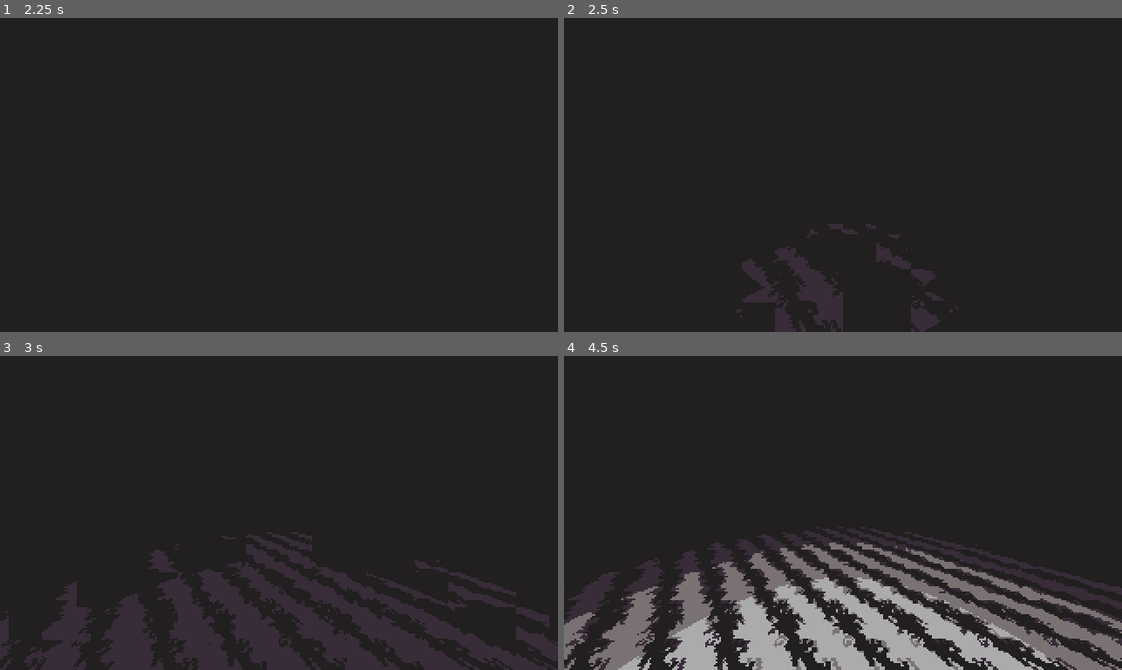
Above: before the commit, frames 1-4 (two rows, left to right).
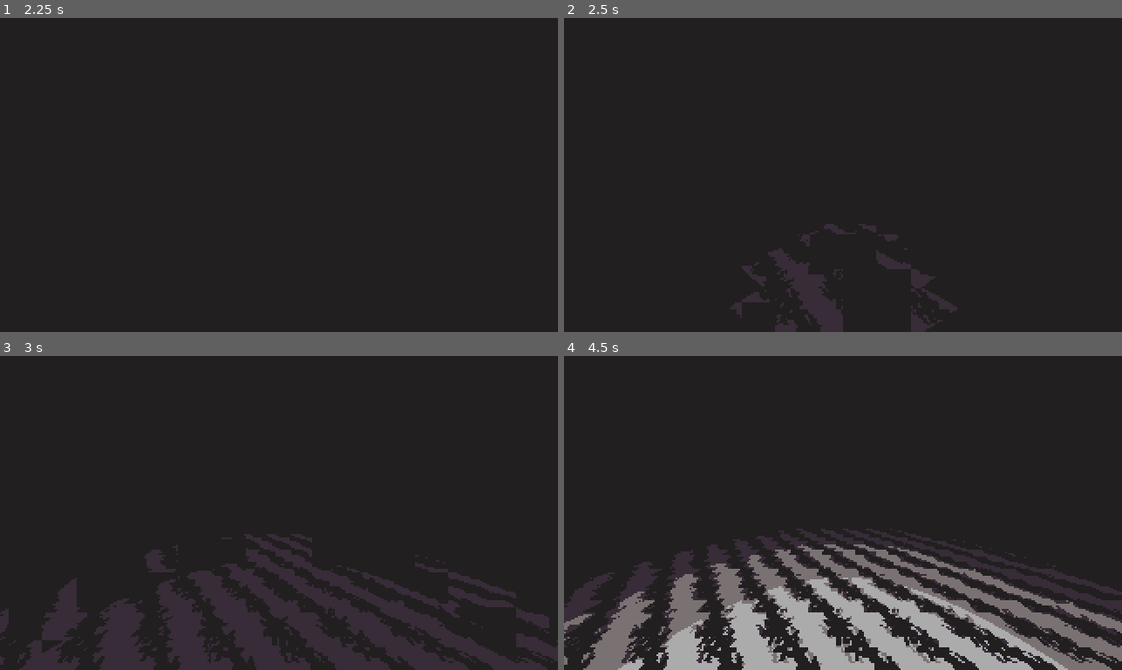
Above: after the commit, the same moments.

Repository: Kapendev/monologos
Game: Godot game, scene res://src/Main.tscn
Same seed, same stepped clock (60 frames per second), same inputs: the game is played once before the commit and once after it.
Inputs:
- Up to frame 1 (2.25 s): click "Play" at 1.25 s
- Up to frame 2 (2.5 s): no input
- Up to frame 3 (3 s): no input
- Up to frame 4 (4.5 s): no input

Frame 1 is identical in both runs. In frame 2, 2.0% of the frame differs, in the area x 29-71%, y 65-100%; in frame 3, 9.0%; in frame 4, 16%, in the area x 0-100%, y 54-100%.

Commit message:
added level loading

Diff:
--- a/src/Lib.gd
+++ b/src/Lib.gd
@@ -1,6 +1,8 @@
 class_name Lib
 
 const SPRITES_PATH = "res://assets/sprites/{}.png"
+const MUSIC_PATH = "res://assets/music/{}.ogg"
+const LEVEL_PATH = "res://src/levels/{}.tscn"
 const SPLIT_PAT = "|"
 
 const C0 := Color(0, 0, 0, 0)
@@ -76,8 +78,8 @@
 		counter = 0
 		id = 0
 
-	func data() -> PoolStringArray:
-		return info.split(SPLIT_PAT)
+	func data() -> Array:
+		return info.split(SPLIT_PAT) as Array
 
 	func die() -> void:
 		pos.x = - 1
@@ -146,6 +148,12 @@
 static func load_sprite(path: String) -> StreamTexture:
 	return load(SPRITES_PATH.format([path], "{}")) as StreamTexture
 
+static func load_music(path: String) -> AudioStream:
+	return load(MUSIC_PATH.format([path], "{}")) as AudioStream
+
+static func load_level(path: String) -> String:
+	return LEVEL_PATH.format([path], "{}")
+
 static func random_scale(old_scale: float, base_scale := 1.0) -> float:
 	var new_scale := old_scale
 	while new_scale == old_scale:
--- a/src/gameplay/GameLevel.gd
+++ b/src/gameplay/GameLevel.gd
@@ -13,20 +13,24 @@
 var map_time := 0.5
 var start_time := 2.5
 var death_time := 5.5
+var event_time := 3.5
 
 var grid: Lib.GameGrid
 var player: Lib.Actor
 var player_dir := Vector2.UP
+
+var buffer_scene := ""
 
 onready var game_map := $GameMap
 onready var move_buttons := $MoveButtons
 onready var ui_map := $UiMap
 onready var qte_screen := $QteScreen
+onready var dialogue_screen := $DialogueScreen
 onready var state_timer := $StateTimer
 onready var qte_timer := $QteScreen
 onready var progress_timer := $ProgressTimer
 
-func _ready():
+func init():
 	# Connect signals.
 	move_buttons.connect("pressed_left", self, "on_pressed_left")
 	move_buttons.connect("pressed_up", self, "on_pressed_up")
@@ -34,14 +38,12 @@
 	move_buttons.connect("pressed_down", self, "on_pressed_down")
 	state_timer.connect("timeout", self, "on_StateTimer_timeout")
 	progress_timer.connect("timeout", self, "on_ProgressTimer_timeout")
+	dialogue_screen.connect("ended", self, "on_DialogueScreen_ended")
+	game_map.connect("music_stoped", self, "on_music_stoped")
+	game_map.connect("map_visibility_changed", self, "on_map_visibility_changed")
 
 	# Create data.
 	randomize()
-	grid = Lib.GameGrid.new(4, 4)
-	player = Lib.new_actor(Vector2())
-	grid.add_actor(player)
-	grid.add_actor(Lib.new_actor(Vector2(2, 2), "mon2|ddd|4", "urdl"))
-	grid.add_actor(Lib.new_event(Vector2(1, 0), ""))
 	for _i in range(randi() % 4):
 		spin_player_left()
 		game_map.spin_left_now()
@@ -74,6 +76,8 @@
 			check_qte_win()
 		else:
 			death()
+	elif state == GameState.EVENT:
+		dialogue_screen.next()
 
 func on_pressed_down() -> void:
 	if state == GameState.MOVE:
@@ -118,8 +122,24 @@
 func on_StateTimer_timeout() -> void:
 	move_buttons.activate()
 	if state == GameState.DEATH:
-		# TODO: Change later.....!!!!
-		get_tree().reload_current_scene()
+		change_state(GameState.IDLE)
+		buffer_scene = get_parent().name
+		game_map.hide_map()
+
+func on_DialogueScreen_ended() -> void:
+	if buffer_scene.empty():
+		change_state(GameState.MOVE, move_time)
+	else:
+		change_state(GameState.IDLE, move_time)
+	game_map.stop_music()
+
+func on_music_stoped() -> void:
+	if state == GameState.IDLE and not buffer_scene.empty():
+		game_map.hide_map(start_time)
+
+func on_map_visibility_changed() -> void:
+	if not game_map.is_map_visible() and not buffer_scene.empty() and state == GameState.IDLE:
+		get_tree().change_scene(Lib.load_level(buffer_scene))
 
 func check_qte_win() -> void:
 	if qte_screen.is_done():
@@ -143,8 +163,17 @@
 	progress_timer.start(atime, key_delay_time + key_time * 2)
 	change_state(GameState.ATTACK, move_time)
 
-func event(_target: Lib.Actor) -> void:
-	change_state(GameState.EVENT, move_time)
+func event(actor: Lib.Actor) -> void:
+	var data := actor.data()
+	var aface: String = data[0]
+	var amusic: String = data[1]
+	buffer_scene = data[2]
+	var alines: Array = data.slice(3, len(data))
+	if amusic.empty():
+		amusic = "lost"
+	dialogue_screen.start(alines, aface)
+	game_map.play_music(amusic)
+	change_state(GameState.EVENT, event_time)
 
 func change_state(new: int, time := 0.0) -> void:
 	state = new
--- a/src/gameplay/GameLevel.tscn
+++ b/src/gameplay/GameLevel.tscn
@@ -1,10 +1,11 @@
-[gd_scene load_steps=7 format=2]
+[gd_scene load_steps=8 format=2]
 
 [ext_resource path="res://src/ui/UiMap.tscn" type="PackedScene" id=1]
 [ext_resource path="res://src/gameplay/GameMap.tscn" type="PackedScene" id=2]
 [ext_resource path="res://src/ui/MoveButtons.tscn" type="PackedScene" id=3]
 [ext_resource path="res://src/gameplay/GameLevel.gd" type="Script" id=4]
 [ext_resource path="res://src/ui/ProgressTimer.tscn" type="PackedScene" id=5]
+[ext_resource path="res://src/ui/DialogueScreen.tscn" type="PackedScene" id=6]
 [ext_resource path="res://src/ui/QteScreen.tscn" type="PackedScene" id=7]
 
 [node name="GameLevel" type="Node"]
@@ -21,4 +22,7 @@
 
 [node name="ProgressTimer" parent="." instance=ExtResource( 5 )]
 
+[node name="DialogueScreen" parent="." instance=ExtResource( 6 )]
+visible = false
+
 [node name="StateTimer" type="Timer" parent="."]
--- a/src/gameplay/GameMap.gd
+++ b/src/gameplay/GameMap.gd
@@ -2,6 +2,7 @@
 
 signal map_visibility_changed()
 signal map_position_changed()
+signal music_stoped()
 
 enum MapState {
 	IDLE, MOVE, ANIMATION
@@ -15,6 +16,7 @@
 export var ground_material : SpatialMaterial
 
 onready var tween: Tween = $Tween
+onready var bgmtween: Tween = $BGMTween
 onready var camera: Camera = $Camera
 onready var noise: Sprite3D = $Camera/Noise
 onready var target: TextureRect = $Target
@@ -28,10 +30,14 @@
 onready var black: ColorRect = $Black
 onready var wind_music: AudioStreamPlayer = $WindMusic
 onready var boop_sound: AudioStreamPlayer = $BoopSound
-onready var boop_sound_pitch = boop_sound.pitch_scale
+onready var bgm: AudioStreamPlayer = $BGM
+onready var boop_sound_pitch := boop_sound.pitch_scale
+onready var bgm_vol := bgm.volume_db
 
 func _ready() -> void:
+	bgm.volume_db = -80
 	tween.connect("tween_all_completed", self, "on_tween_all_completed")
+	bgmtween.connect("tween_all_completed", self, "on_bgmtween_all_completed")
 	set_material(ground_material)
 
 func is_active() -> bool:
@@ -68,6 +74,28 @@
 func play_sound(sound: AudioStreamPlayer, base := 1.0) -> void:
 	sound.pitch_scale = Lib.random_scale(sound.pitch_scale, base)
 	sound.play()
+
+func play_music(music: String) -> void:
+	if not music.empty():
+		bgm.stream = Lib.load_music(music)
+		bgm.play()
+		bgmtween.interpolate_property(
+			bgm, "volume_db",
+			-80, bgm_vol,
+			3, Tween.TRANS_SINE
+		)
+		bgmtween.start()
+	else:
+		bgm.stream = null
+
+func stop_music() -> void:
+	if bgm.stream != null:
+		bgmtween.interpolate_property(
+			bgm, "volume_db",
+			bgm_vol, -80,
+			1, Tween.TRANS_SINE
+		)
+		bgmtween.start()
 
 func tweeen(prop: String, value: Vector3, time: float) -> void:
 	# Target tween.
@@ -149,3 +177,6 @@
 		MapState.ANIMATION:
 			emit_signal("map_visibility_changed")
 	state = MapState.IDLE
+
+func on_bgmtween_all_completed() -> void:
+	emit_signal("music_stoped")
--- a/src/gameplay/GameMap.tscn
+++ b/src/gameplay/GameMap.tscn
@@ -103,6 +103,11 @@
 
 [node name="Tween" type="Tween" parent="."]
 
+[node name="BGMTween" type="Tween" parent="."]
+
+[node name="BGM" type="AudioStreamPlayer" parent="."]
+volume_db = -10.0
+
 [node name="GhostSound" type="AudioStreamPlayer" parent="."]
 stream = ExtResource( 8 )
 
--- /dev/null
+++ b/src/levels/Level1.gd
@@ -0,0 +1,14 @@
+extends Node
+
+# event: art|music|scene|lines
+# enemy: art|code|time
+
+onready var game := $GameLevel
+
+func _ready():
+	game.grid = Lib.GameGrid.new(10, 1)
+	game.player = Lib.new_actor(Vector2())
+	game.grid.add_actor(game.player)
+	game.grid.add_actor(Lib.new_event(Vector2(3, 0), "cha1|||Hello world.|The end.|Or something.|Funny.|Maybe bad."))
+	game.grid.add_actor(Lib.new_event(Vector2(4, 0), "cha2||Level2|Hello world 222|yea"))
+	game.init()
--- /dev/null
+++ b/src/levels/Level1.tscn
@@ -0,0 +1,9 @@
+[gd_scene load_steps=3 format=2]
+
+[ext_resource path="res://src/gameplay/GameLevel.tscn" type="PackedScene" id=1]
+[ext_resource path="res://src/levels/Level1.gd" type="Script" id=2]
+
+[node name="Level1" type="Node"]
+script = ExtResource( 2 )
+
+[node name="GameLevel" parent="." instance=ExtResource( 1 )]
--- /dev/null
+++ b/src/levels/Level2.gd
@@ -0,0 +1,12 @@
+extends Node
+
+# event: art|music|scene|lines
+# enemy: art|code|time
+
+onready var game := $GameLevel
+
+func _ready():
+	game.grid = Lib.GameGrid.new(4, 4)
+	game.player = Lib.new_actor(Vector2())
+	game.grid.add_actor(game.player)
+	game.init()
--- /dev/null
+++ b/src/levels/Level2.tscn
@@ -0,0 +1,9 @@
+[gd_scene load_steps=3 format=2]
+
+[ext_resource path="res://src/levels/Level2.gd" type="Script" id=1]
+[ext_resource path="res://src/gameplay/GameLevel.tscn" type="PackedScene" id=2]
+
+[node name="Level2" type="Node"]
+script = ExtResource( 1 )
+
+[node name="GameLevel" parent="." instance=ExtResource( 2 )]
--- a/src/ui/DialogueScreen.gd
+++ b/src/ui/DialogueScreen.gd
@@ -1,16 +1,77 @@
 extends Control
 
+signal ended
 
-# Declare member variables here. Examples:
-# var a = 2
-# var b = "text"
+var index := 0
+var start_mod := Lib.C4
+var lines := []
+onready var anim: AnimationPlayer = $Anim
+onready var label: Label = $Label
+onready var face: TextureRect = $Face
+onready var tween: Tween = $Tween
 
+var is_active := false
+var can_next := false
+var text_time := 0.6
 
-# Called when the node enters the scene tree for the first time.
-func _ready():
-	pass # Replace with function body.
+func _ready() -> void:
+	anim.connect("animation_finished", self, "on_animation_finished")
+	if not visible:
+		modulate.a = 0
+		label.modulate.a = 0
+		label.percent_visible = 0
+		face.modulate.a = 0
+		show()
 
+func start(new_lines: Array, new_face := "") -> void:
+	is_active = true
+	lines = new_lines
+	if not new_face.empty():
+		face.texture = Lib.load_sprite(new_face)
+	anim.play("start")
 
-# Called every frame. 'delta' is the elapsed time since the previous frame.
-#func _process(delta):
-#	pass
+func end() -> void:
+	is_active = true
+	can_next = false
+	anim.play("end")
+
+func next() -> void:
+	if can_next:
+		if tween.is_active():
+			label.modulate = start_mod
+			label.percent_visible = 1
+			tween.stop_all()
+		else:
+			index += 1
+			if index >= len(lines):
+				index = 0
+				end()
+			else:
+				set_text(lines[index])
+
+func set_text(text: String) -> void:
+	label.text = text
+	tween.stop_all()
+	tween.interpolate_property(
+		label, "modulate",
+		Lib.C0, start_mod,
+		text_time, Tween.TRANS_SINE
+	)
+	tween.interpolate_property(
+		label, "percent_visible",
+		0, 1,
+		text_time, Tween.TRANS_SINE
+	)
+	tween.start()
+
+func on_animation_finished(anim_name: String) -> void:
+	if anim_name == "start":
+		can_next = true
+		set_text(lines[0])
+	else:
+		emit_signal("ended")
+		modulate.a = 0
+		label.modulate.a = 0
+		label.percent_visible = 0
+		face.modulate.a = 0
+	is_active = false
--- a/src/ui/DialogueScreen.tscn
+++ b/src/ui/DialogueScreen.tscn
@@ -1,8 +1,76 @@
-[gd_scene load_steps=4 format=2]
+[gd_scene load_steps=6 format=2]
 
 [ext_resource path="res://src/ui/DialogueScreen.gd" type="Script" id=1]
 [ext_resource path="res://assets/monogram.tres" type="DynamicFont" id=2]
-[ext_resource path="res://assets/sprites/dialogue1.png" type="Texture" id=3]
+[ext_resource path="res://assets/sprites/cha1.png" type="Texture" id=3]
+
+[sub_resource type="Animation" id=2]
+resource_name = "end"
+length = 3.0
+tracks/0/type = "value"
+tracks/0/path = NodePath("Face:modulate")
+tracks/0/interp = 1
+tracks/0/loop_wrap = true
+tracks/0/imported = false
+tracks/0/enabled = true
+tracks/0/keys = {
+"times": PoolRealArray( 1.1, 1.7 ),
+"transitions": PoolRealArray( 1, 1 ),
+"update": 0,
+"values": [ Color( 1, 1, 1, 1 ), Color( 1, 1, 1, 0 ) ]
+}
+tracks/1/type = "value"
+tracks/1/path = NodePath("Label:modulate")
+tracks/1/interp = 1
+tracks/1/loop_wrap = true
+tracks/1/imported = false
+tracks/1/enabled = true
+tracks/1/keys = {
+"times": PoolRealArray( 0, 0.6 ),
+"transitions": PoolRealArray( 1, 1 ),
+"update": 0,
+"values": [ Color( 0.670588, 0.670588, 0.670588, 1 ), Color( 0.670588, 0.670588, 0.670588, 0 ) ]
+}
+tracks/2/type = "value"
+tracks/2/path = NodePath(".:modulate")
+tracks/2/interp = 1
+tracks/2/loop_wrap = true
+tracks/2/imported = false
+tracks/2/enabled = true
+tracks/2/keys = {
+"times": PoolRealArray( 0, 2.4, 3 ),
+"transitions": PoolRealArray( 1, 1, 1 ),
+"update": 0,
+"values": [ Color( 1, 1, 1, 1 ), Color( 1, 1, 1, 1 ), Color( 1, 1, 1, 0 ) ]
+}
+
+[sub_resource type="Animation" id=1]
+resource_name = "start"
+length = 3.5
+tracks/0/type = "value"
+tracks/0/path = NodePath(".:modulate")
+tracks/0/interp = 1
+tracks/0/loop_wrap = true
+tracks/0/imported = false
+tracks/0/enabled = true
+tracks/0/keys = {
+"times": PoolRealArray( 0, 1 ),
+"transitions": PoolRealArray( 1, 1 ),
+"update": 0,
+"values": [ Color( 1, 1, 1, 0 ), Color( 1, 1, 1, 1 ) ]
+}
+tracks/1/type = "value"
+tracks/1/path = NodePath("Face:modulate")
+tracks/1/interp = 1
+tracks/1/loop_wrap = true
+tracks/1/imported = false
+tracks/1/enabled = true
+tracks/1/keys = {
+"times": PoolRealArray( 0, 1.8, 2.4 ),
+"transitions": PoolRealArray( 1, 1, 1 ),
+"update": 0,
+"values": [ Color( 1, 1, 1, 0 ), Color( 1, 1, 1, 0 ), Color( 1, 1, 1, 1 ) ]
+}
 
 [node name="DialogueScreen" type="Control"]
 anchor_right = 1.0
@@ -14,7 +82,7 @@
 anchor_bottom = 1.0
 color = Color( 0.129412, 0.121569, 0.121569, 1 )
 
-[node name="TextureRect" type="TextureRect" parent="."]
+[node name="Face" type="TextureRect" parent="."]
 anchor_left = 0.5
 anchor_top = 0.5
 anchor_right = 0.5
@@ -37,3 +105,9 @@
 text = "I'm not Dioni."
 align = 1
 valign = 1
+
+[node name="Anim" type="AnimationPlayer" parent="."]
+anims/end = SubResource( 2 )
+anims/start = SubResource( 1 )
+
+[node name="Tween" type="Tween" parent="."]
--- a/src/ui/StartMenu.gd
+++ b/src/ui/StartMenu.gd
@@ -17,7 +17,7 @@
 	exit.disabled = false
 
 func on_show_ended() -> void:
-	get_tree().change_scene("res://src/gameplay/GameLevel.tscn")
+	get_tree().change_scene("res://src/levels/Level1.tscn")
 
 func _on_start_button_down() -> void:
 	start.disabled = true
Not shown, added: assets/music/lost.ogg.import
Renamed: assets/sprites/dialogue1.png -> assets/sprites/cha1.png
Not shown, changed: assets/sprites/cha1.png.import
Binary file added: assets/sprites/cha2.png
Not shown, changed: assets/sprites/cha2.png.import
Binary file removed: assets/sprites/dialogue2.png
Not shown, added: assets/music/lost.ogg
